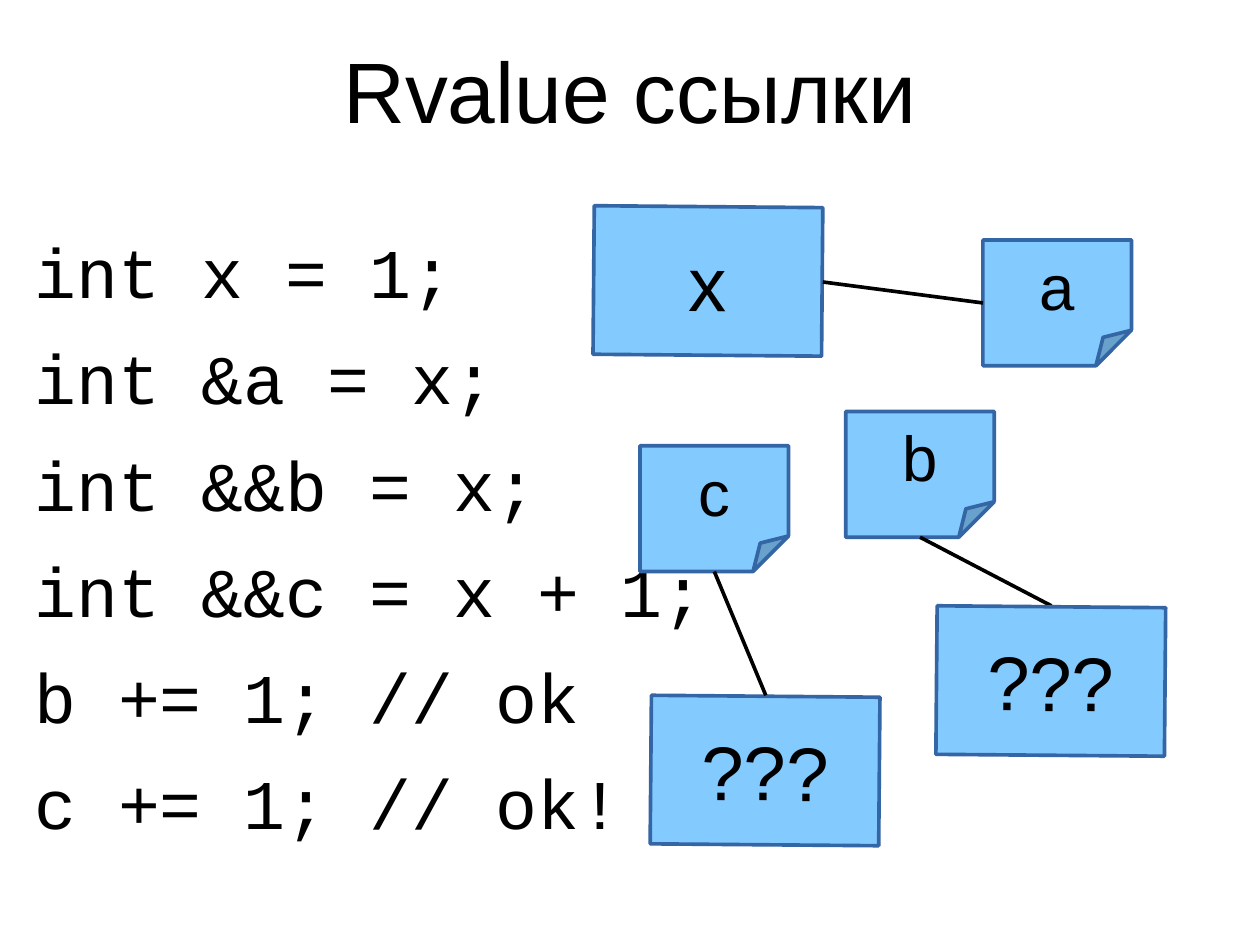
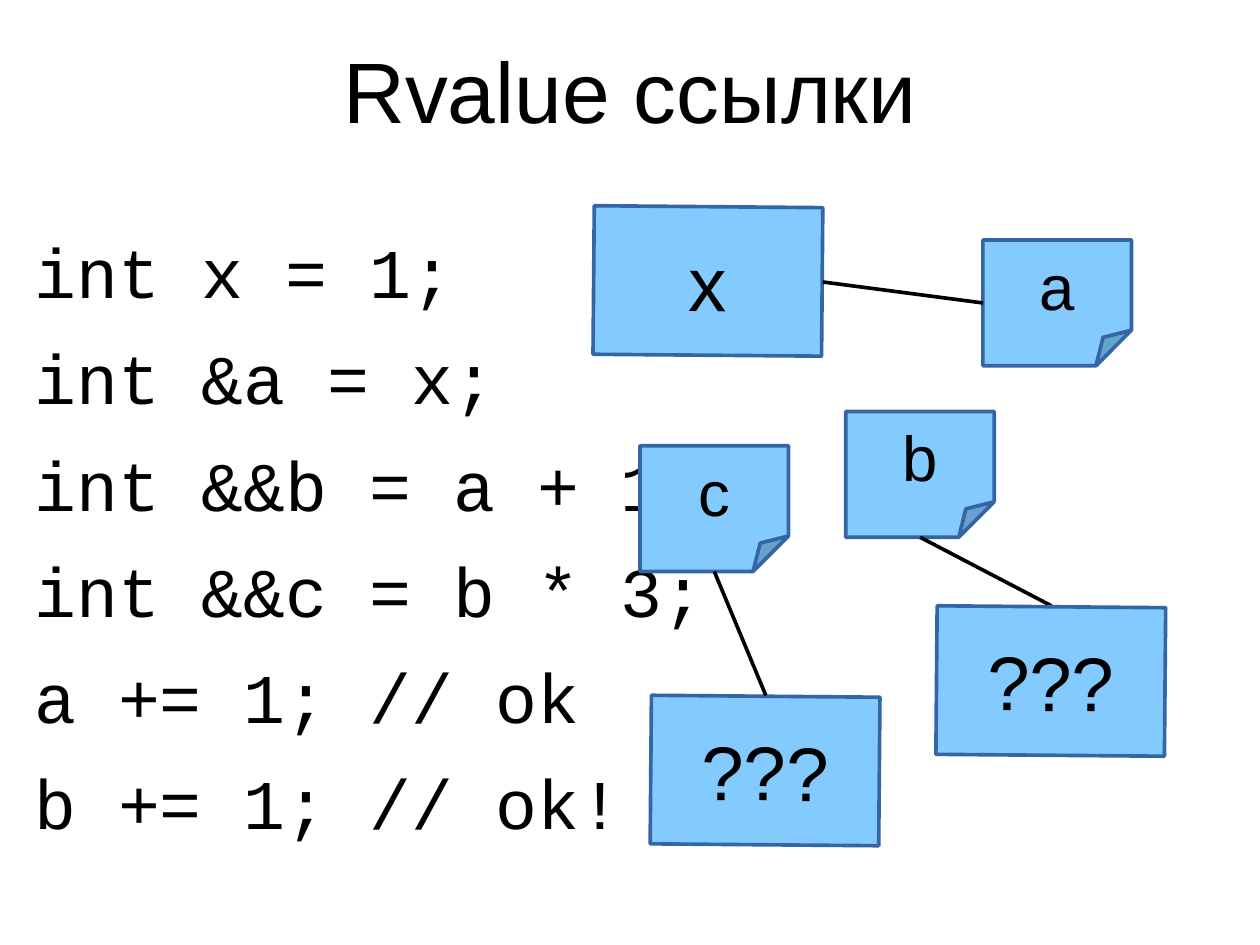
Before and after one commit to MIPT-ILab/cpp-lects-rus, a slide deck: slide 5 of slides/lec1-9-rvalues.odp. Drawn at 1260x945 pixels with LibreOffice and Linux fonts; fonts in the diff are those of the drawing. Boxes give left, top, right and bottom in pixels: in the first picture for what was removed or moved away, otherwise in the second. Text is boxed around its words. In the diff, an @@ line names an element or a change of style, - is before the commit and + after.

```diff
--- a/slides/lec1-9-rvalues.odp
+++ b/slides/lec1-9-rvalues.odp
@@ text at (34, 460, 705, 842): text changed @@
-int &&b = x;
-int &&c = x + 1;
-b += 1; // ok
-c += 1; // ok!
+int &&b = a + 1;
+int &&c = b * 3;
+a += 1; // ok
+b += 1; // ok!
```
Also in this commit, not shown: 3 other slides changed, 2 slides added, 7 other files.
